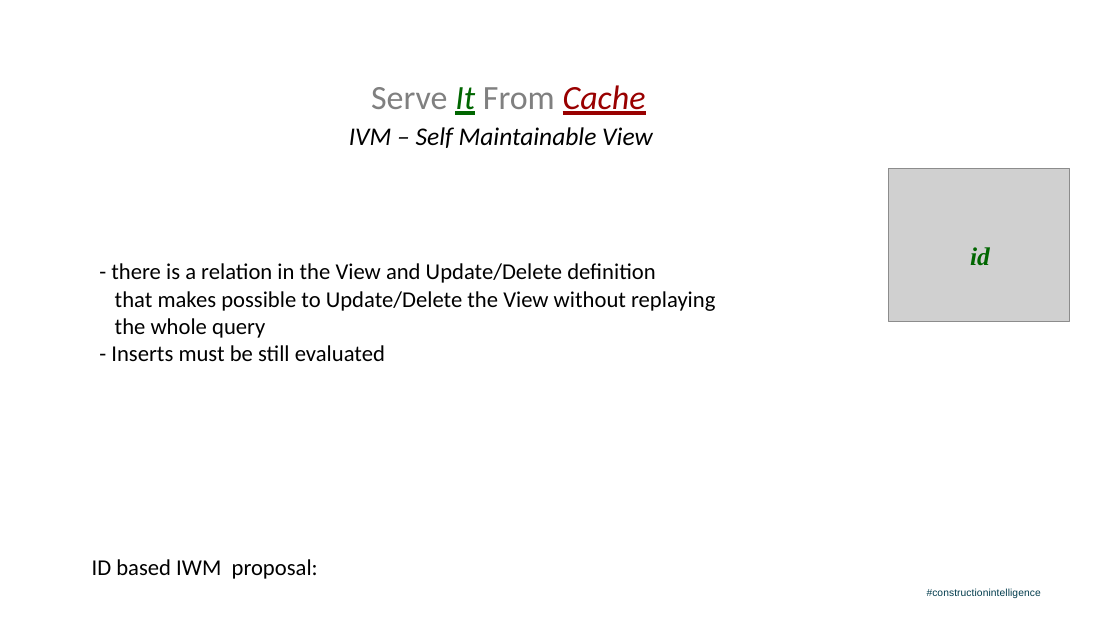
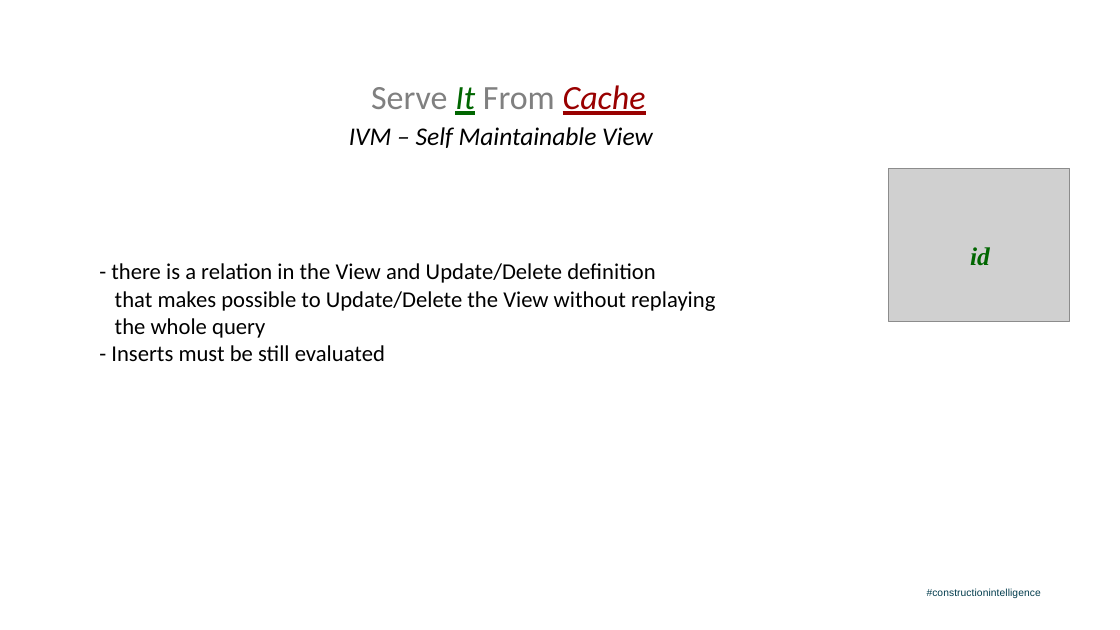
Before and after one commit to salmonix/incremental_query_cache, a slide deck: slide 11 of Milan_PgConf2019_Presentation.odp. Drawn at 1120x630 pixels with LibreOffice and Linux fonts; fonts in the diff are those of the drawing; grey boxes stand for pictures; background and template pictures are left out. Boxes give left, top, right and bottom in pixels: in the first picture for what was removed or moved away, otherwise in the second. Text is boxed around its words. In the diff, an @@ line names an element or a change of style, - is before the commit and + after.

```diff
--- a/Milan_PgConf2019_Presentation.odp
+++ b/Milan_PgConf2019_Presentation.odp
@@ text removed at [92,559,318,579] @@
-ID based IWM proposal:
```
Also in this commit, not shown: 3 other slides changed, 2 slides added, 1 slide removed.
